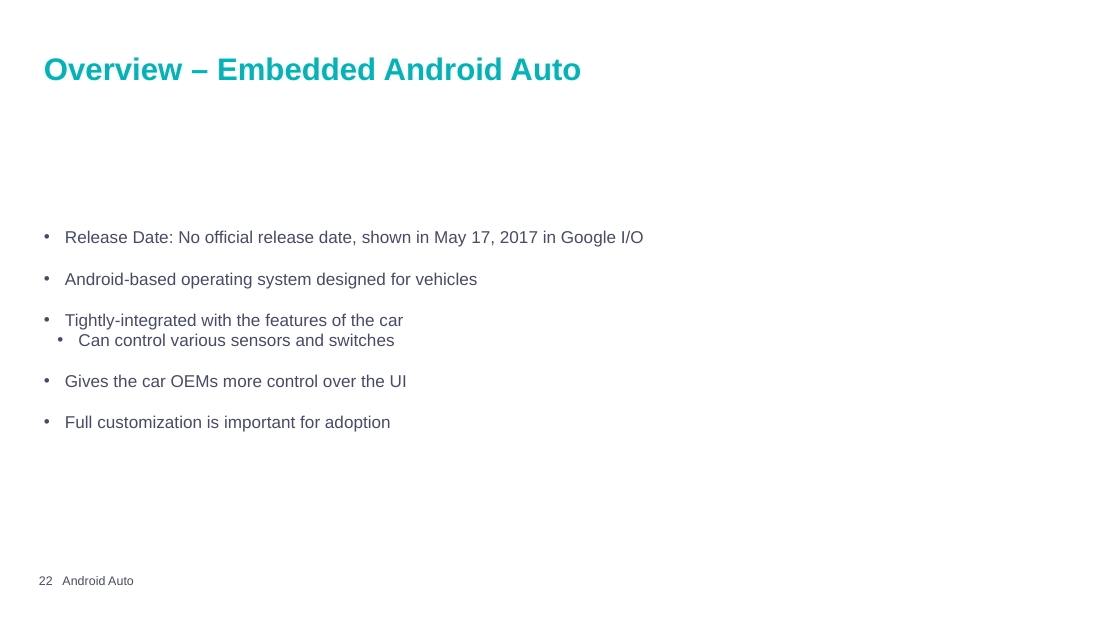
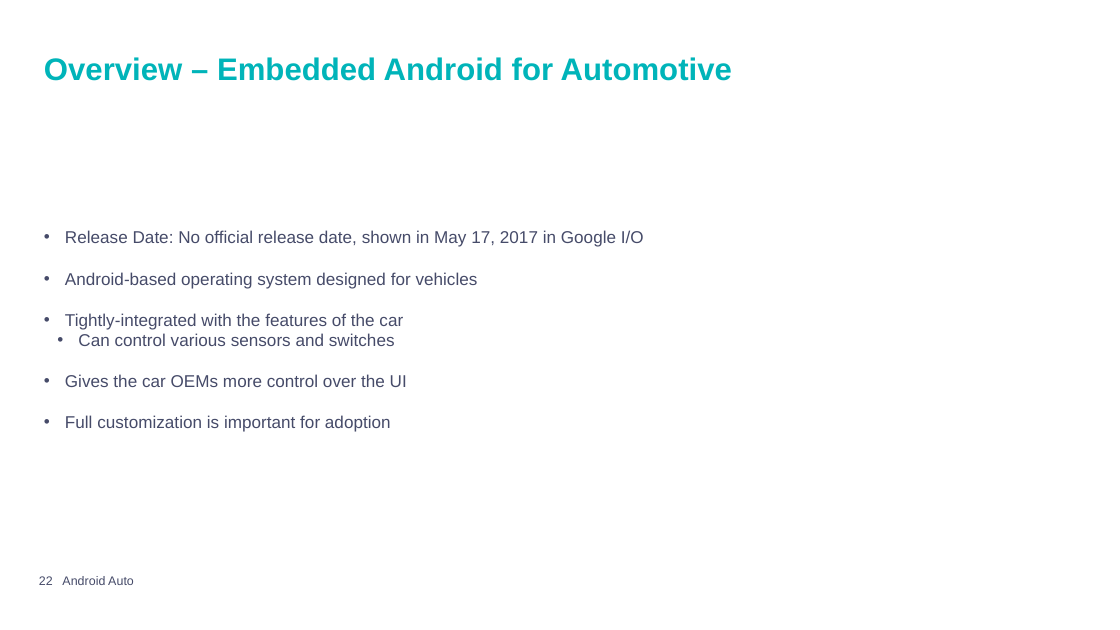
Before and after one commit to mpiresgro/AndroidAutoInfo, a slide deck: slide 22 of PowerPoint Final/Presentation_Joao_Mauro.pptx. Drawn at 1120x630 pixels with LibreOffice and Linux fonts; fonts in the diff are those of the drawing; background and template pictures are left out. Boxes give left, top, right and bottom in pixels: in the first picture for what was removed or moved away, otherwise in the second. Text is boxed around its words. In the diff, an @@ line names an element or a change of style, - is before the commit and + after.

Commit message:
automotive add

```diff
--- a/PowerPoint Final/Presentation_Joao_Mauro.pptx
+++ b/PowerPoint Final/Presentation_Joao_Mauro.pptx
@@ title at bbox=[44, 57, 732, 81]: text changed @@
-Overview – Embedded Android Auto
+Overview – Embedded Android for Automotive
```
Also in this commit, not shown: 5 other slides changed.
